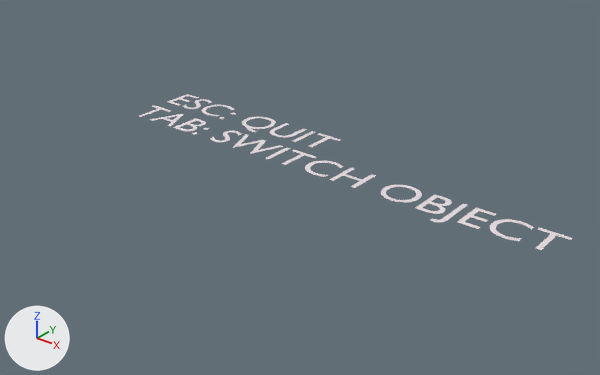
What one commit did to the Blender file res/text.blend.
One viewpoint serves both versions: a camera (50 mm lens) standing at (3.7, -3.28, 1.76) and looking at (1.38, -0.38, -0.03). The axes (+X, +Y, +Z) are drawn at lower left. The lights are the same throughout.

Names of what the first picture shows: 'Text.001'.
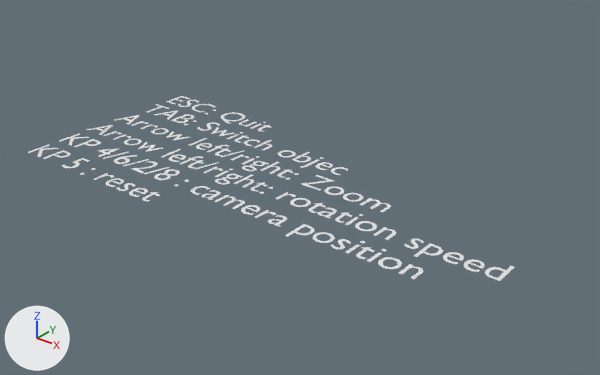
What the commit changed:
me_cutext_000 is used by ob_text_001; location (0.0, 0.0, 0.0).
me_cutext_000 had 1381 vertices, 1343 faces and spanned x 0.0..2.65, y -0.33..0.19, z 0.0.
me_cutext_000 no longer uses material mat_material_001 (white #e7dde0).
me_cutext_000 now has 7815 vertices, 7657 faces and spans x 0.0..12.83, y -5.01..0.69, z 0.0.
me_cutext_000 part 1: the loose piece of 11 vertices spanning x 0.16..0.34, y -0.27..-0.08, z 0.0 is scaled about its middle by (3.7, 3.7, 1), then moved by (0.08, -2.48, 0.0).
me_cutext_000 part 2: the loose piece of 11 vertices spanning x 0.16..0.34, y -0.27..-0.08, z 0.0 is copied, and the copy is scaled about its middle by (3.7, 3.7, 1), then moved by (0.08, -1.48, 0.0); it spans x 0.0..0.67, y -2.0..-1.31, z 0.0.
me_cutext_000 part 3: the loose piece of 8 vertices spanning x 0.0..0.16, y -0.27..-0.09, z 0.0 is scaled about the mesh origin by (3.7, 3.7, 1).
me_cutext_000 part 4: the loose piece of 11 vertices spanning x 0.16..0.34, y -0.27..-0.08, z 0.0 is copied, and the copy is scaled about the mesh origin by (3.7, 3.7, 1); it spans x 0.6..1.27, y -1.0..-0.31, z 0.0.
me_cutext_000 part 5: the loose piece of 106 vertices spanning x 0.36..0.49, y -0.27..-0.09, z 0.0 is scaled about the mesh origin by (3.7, 3.7, 1).
me_cutext_000 part 6: the loose piece of 122 vertices spanning x 0.64..0.74, y -0.27..-0.08, z 0.0 is scaled about the mesh origin by (3.7, 3.7, 1).
me_cutext_000 part 7: 14 loose pieces with 798 vertices, spanning x 0.02..2.48, y -0.33..0.19, z 0.0, are deleted.
me_cutext_000 part 8: 6 vertices moved within x 0.47..2.65, y -0.09..0.09, z 0.0; 230 vertices removed from x 0.46..2.65, y -0.27..0.19, z 0.0; 7056 vertices added at x 0.08..12.83, y -5.01..0.69, z 0.0.
Object 'Text.001' (ob_text_001) is rescaled from (1.0, 1.0, 1.0) to (0.2, 0.2, 0.2).

Changed parts and their boxes (x1, y1, x2, y2) in the pictures (600 x 375 px; the box of a moved part takes in the faces that stretch with it):
'Text.001', reshaped, rescaled (12% wider, 18% taller)
    before: (139, 94, 573, 250)
    after: (28, 96, 515, 281)
part 1 of me_cutext_000, moved or reshaped
    before: (149, 114, 184, 127)
    after: (86, 125, 113, 135)
part 2 of me_cutext_000, added
    after: (114, 115, 139, 125)
part 3 of me_cutext_000, moved or reshaped
    before: (139, 105, 171, 117)
    after: (146, 104, 169, 113)
part 4 of me_cutext_000, added
    after: (154, 110, 178, 120)
part 5 of me_cutext_000, moved or reshaped
    before: (173, 119, 206, 131)
    after: (171, 114, 194, 123)
part 6 of me_cutext_000, moved or reshaped
    before: (210, 131, 242, 142)
    after: (197, 122, 220, 131)
part 7 of me_cutext_000, deleted
    before: (168, 94, 534, 241)
part 8 of me_cutext_000, built on
    before: (220, 113, 573, 250)
    after: (28, 96, 515, 281)
